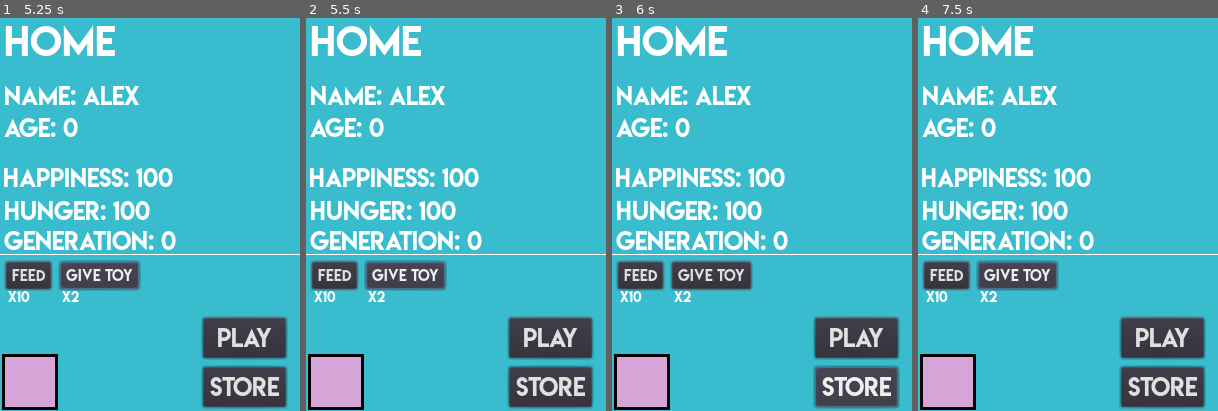
Above: before the commit, frames 1-4 (left to right).
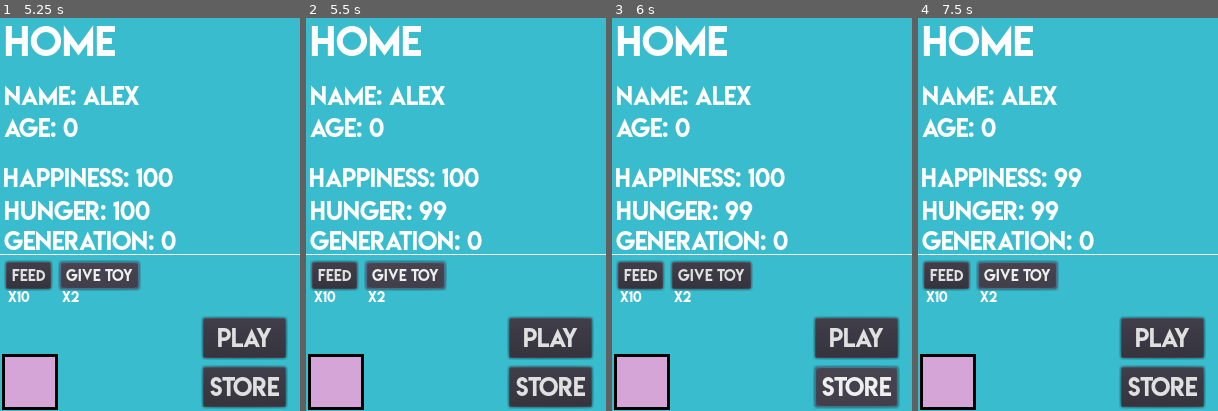
Above: after the commit, the same moments.

Repository: Elephant34/BlobSim
Game: Godot game, scene res://mainGameScene.tscn
Two runs of this game, one before a commit and one after it. Both use one fixed random seed, a clock stepped at 60 frames per second and the inputs below.
Inputs (mouse positions are in pixels of both pictures, inside the frame that each line leads up to):
- Up to frame 1 (5.25 s): click (147, 135) at 0.52 s; type "Alex" at 0.6 s; click "New Blob" at 1.25 s; click "Play" at 2 s; click "Play" at 2.75 s; click "Store" at 3.5 s; click "Feed" at 4.25 s; click "Give Toy" at 5 s
- Up to frame 2 (5.5 s): no input
- Up to frame 3 (6 s): click "Store" at 5.75 s
- Up to frame 4 (7.5 s): click "Feed" at 6.5 s; click "Give Toy" at 7.25 s

Frame 1 is identical in both runs. In frame 2, 0.4% of the frame differs, in the area x 37-50%, y 46-52%; in frame 3, 0.4%; in frame 4, 0.8%, in the area x 37-58%, y 38-52%.

Commit message:
Bug fixes and polish

Diff:
--- a/globals.gd
+++ b/globals.gd
@@ -7,7 +7,7 @@
 const DEFAULT_AGE = 30
 
 const MAX_SIZE = 100
-const MIN_SIZE = 1
+const MIN_SIZE = 5
 const DEFAULT_SIZE = 40
 
 const int_to_hex_table = {
@@ -28,6 +28,12 @@
 	14:"e",
 	15:"f",
 }
+
+const HUNGER_TIME = 4
+const HAPPY_TIME = 6
+const YEAR_TIME = 20
+
+var age_limit = false
 
 func load_game_data():
 	# Opens the game data file to load the values
@@ -99,8 +105,62 @@
 
 	return size
 
+func decode_max_age(genetics):
+
+	var max_age = DEFAULT_AGE
+
+	for allete in genetics:
+		match allete:
+			"o":
+				max_age += 1
+			"y":
+				max_age -= 1
+
+	return max_age
+
 func _notification(what):
 	# If the game is being closed
 	if what == MainLoop.NOTIFICATION_WM_QUIT_REQUEST:
 		save_game_data()
 		get_tree().quit() # default behavior
+
+func _ready():
+
+	if blob_data:
+		if not age_limit:
+			age_limit = decode_max_age(blob_data.genetics)
+
+	$FoodTimer.set_wait_time(HUNGER_TIME)
+
+	$HappyTimer.set_wait_time(HAPPY_TIME)
+
+	$YearTimer.set_wait_time(YEAR_TIME)
+
+	start_timers()
+
+func _on_FoodTimer_timeout():
+	blob_data.hunger = str(int(blob_data.hunger)-1)
+	$FoodTimer.start()
+
+func _on_HappyTimer_timeout():
+	blob_data.happiness = str(int(blob_data.happiness)-1)
+	$HappyTimer.start()
+
+func _on_YearTimer_timeout():
+	blob_data.age = str(int(blob_data.age)+1)
+	$YearTimer.start()
+
+func _process(float_delta):
+	if blob_data:
+		if not age_limit:
+			age_limit = decode_max_age(blob_data.genetics)
+
+func stop_timers():
+	$YearTimer.stop()
+	$HappyTimer.stop()
+	$FoodTimer.stop()
+
+func start_timers():
+	$YearTimer.start()
+	$HappyTimer.start()
+	$FoodTimer.start()
--- /dev/null
+++ b/globals.tscn
@@ -0,0 +1,15 @@
+[gd_scene load_steps=2 format=2]
+
+[ext_resource path="res://globals.gd" type="Script" id=1]
+
+[node name="Node" type="Node"]
+script = ExtResource( 1 )
+
+[node name="FoodTimer" type="Timer" parent="."]
+
+[node name="HappyTimer" type="Timer" parent="."]
+
+[node name="YearTimer" type="Timer" parent="."]
+[connection signal="timeout" from="FoodTimer" to="." method="_on_FoodTimer_timeout"]
+[connection signal="timeout" from="HappyTimer" to="." method="_on_HappyTimer_timeout"]
+[connection signal="timeout" from="YearTimer" to="." method="_on_YearTimer_timeout"]
--- a/home/homeScript.gd
+++ b/home/homeScript.gd
@@ -1,28 +1,25 @@
 extends Node2D
 
 var blob_size = globals.decode_size(globals.blob_data.genetics)
+var dead = false
 
 # Called when the node enters the scene tree for the first time.
 func _ready():
 	# Sets the labels data values
 	$Name.set_text("Name: " + globals.blob_data.name)
 	$Generation.set_text("Generation: " + globals.blob_data.generation)
-	$Hunger.set_text("Hunger: " + globals.blob_data.hunger)
-	$Happiness.set_text("Happiness: " + globals.blob_data.happiness)
-	$Age.set_text("Age: " + globals.blob_data.age)
+
+	refresh_text()
 
 	$Feed/Feed_Amount.set_text("x" + globals.blob_data.feed)
 	$Toy/Toy_Amount.set_text("x" + globals.blob_data.toys)
 
 	$Blob.color = Color(globals.decode_colour(globals.blob_data.genetics))
 
-	if blob_size <= 0:
-		blob_size = 5
-	elif blob_size > 100:
-		blob_size = 100
-
-	print(blob_size-globals.DEFAULT_SIZE)
-	print((-(float(blob_size)-float(globals.DEFAULT_SIZE))/2)+20)
+	if blob_size < globals.MIN_SIZE:
+		blob_size = globals.MIN_SIZE
+	elif blob_size > globals.MAX_SIZE:
+		blob_size = globals.MAX_SIZE
 
 	$Blob.rect_size.x = blob_size
 	$Blob.rect_size.y = blob_size
@@ -33,6 +30,11 @@
 	$Blob/Outline.rect_size.x = blob_size + 6
 	$Blob/Outline.rect_size.y = blob_size + 6
 
+func refresh_text():
+
+	$Hunger.set_text("Hunger: " + globals.blob_data.hunger)
+	$Happiness.set_text("Happiness: " + globals.blob_data.happiness)
+	$Age.set_text("Age: " + globals.blob_data.age)
 
 func _on_Feed_pressed():
 	if int(globals.blob_data.hunger) + 10 > 100 or int(globals.blob_data.feed) == 0:
@@ -56,3 +58,25 @@
 	$Toy/Toy_Amount.set_text("x" + globals.blob_data.toys)
 
 	globals.save_game_data()
+
+func _process(delta):
+
+	if int(globals.blob_data.hunger) <= 0:
+		print("Dead blob- hunger")
+		dead = "hunger"
+	if int(globals.blob_data.happiness) <= 0:
+		print("Dead blob- sad")
+		dead = "sad"
+	if int(globals.blob_data.age) >= globals.age_limit:
+		if not int(globals.blob_data.age) < globals.MIN_AGE:
+			print("Dead blob- age")
+			dead = "age"
+	if int(globals.blob_data.age) > globals.MAX_AGE:
+		print("Dead blob- age")
+		dead="age"
+
+	if dead:
+		globals.blob_data = {}
+		globals.save_game_data()
+
+	refresh_text()
--- a/newBlob/newBlob.gd
+++ b/newBlob/newBlob.gd
@@ -66,6 +66,7 @@
 
 func _ready():
 	$ColorRect.color = Color(globals.decode_colour(genetics))
+	globals.stop_timers()
 
 func _on_Cancel_pressed():
 	get_tree().quit()
@@ -74,8 +75,6 @@
 func _on_CreateBlob_pressed():
 
 	var name = $LineEdit.get_text()
-
-	print(name)
 
 	if not name:
 		return
@@ -95,6 +94,9 @@
 
 	var home = load("res://home/homeScene.tscn").instance()
 	get_tree().get_root().add_child(home)
+
+	globals.start_timers()
+
 	self.queue_free()
 
 	return
--- a/newBlob/newBlob.tscn
+++ b/newBlob/newBlob.tscn
@@ -14,6 +14,12 @@
 [sub_resource type="DynamicFont" id=3]
 size = 12
 font_data = ExtResource( 2 )
+
+[sub_resource type="InputEventKey" id=4]
+scancode = 16777221
+
+[sub_resource type="ShortCut" id=5]
+shortcut = SubResource( 4 )
 
 [node name="newBloobRoot" type="Node2D"]
 script = ExtResource( 1 )
@@ -58,6 +64,7 @@
 margin_right = 284.109
 margin_bottom = 388.0
 custom_fonts/font = ExtResource( 3 )
+shortcut = SubResource( 5 )
 text = "New Blob"
 
 [node name="ColorRect" type="ColorRect" parent="."]
--- a/project.godot
+++ b/project.godot
@@ -21,7 +21,7 @@
 
 [autoload]
 
-globals="*res://globals.gd"
+globals="*res://globals.tscn"
 
 [display]
 
Not shown: 1 places in newBlob/newBlob.tscn that only renumber resources
